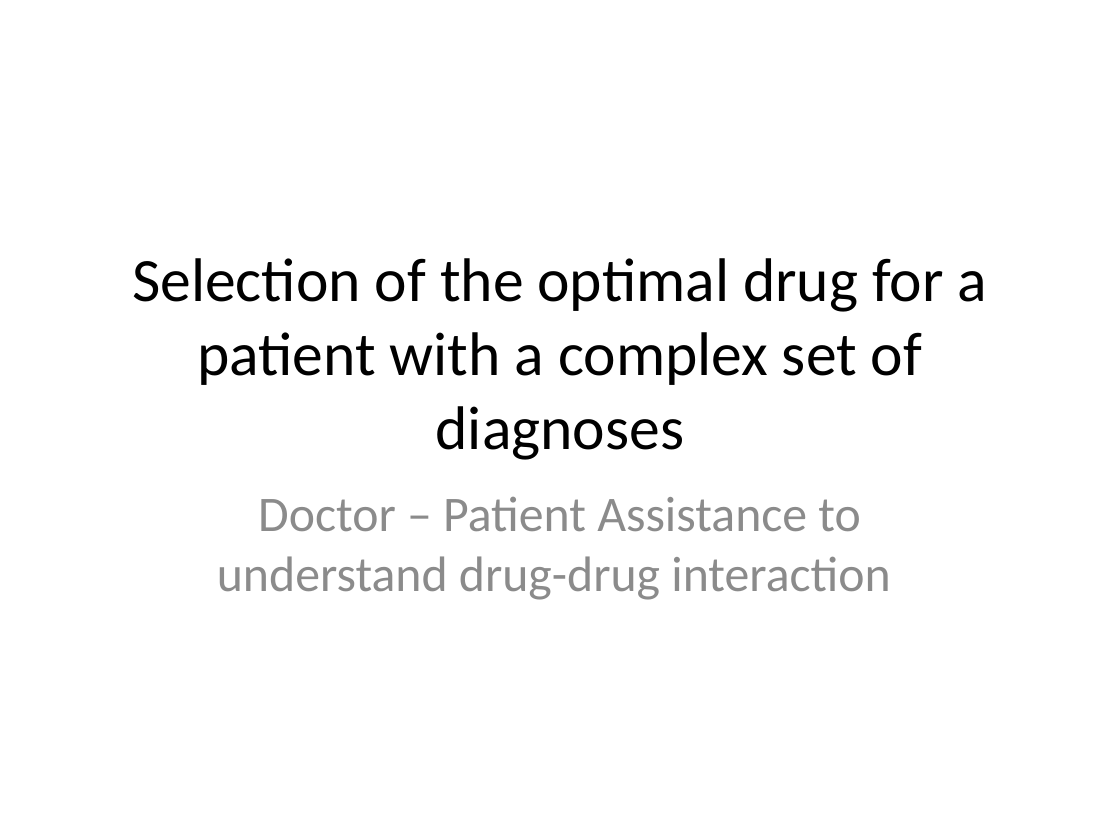
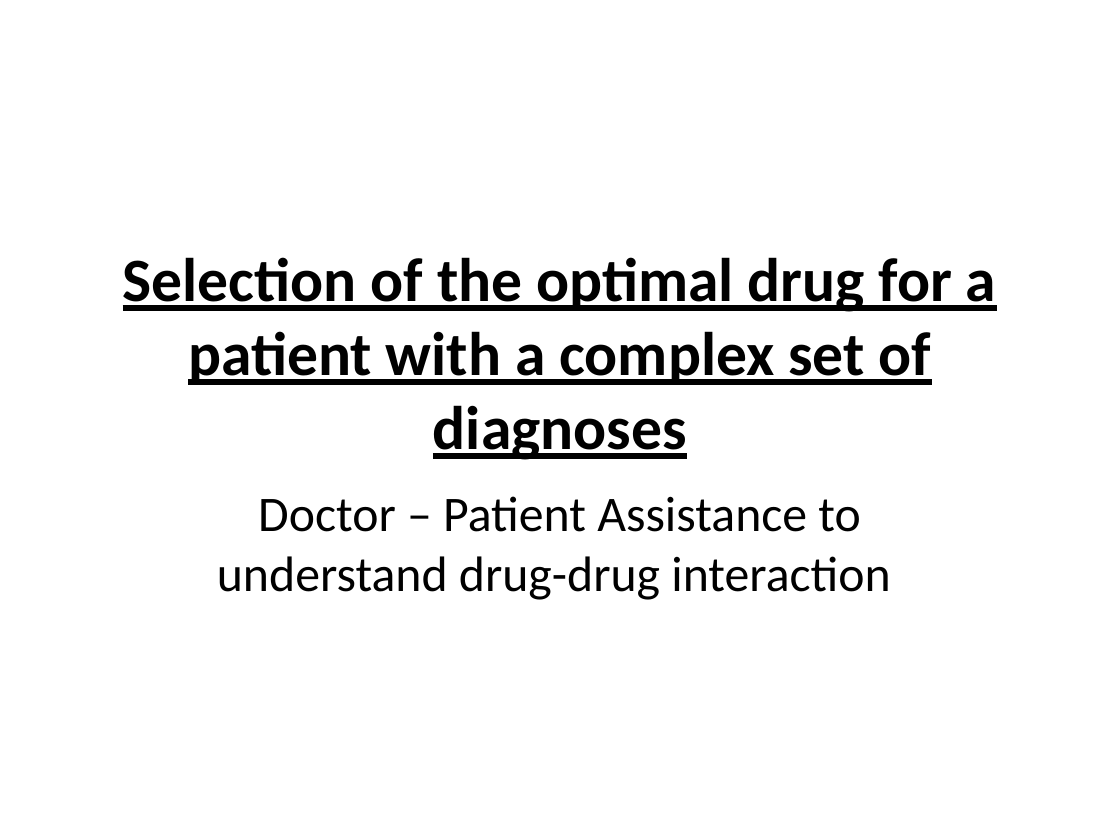
Before and after one commit to katkovOlga/nayaProject, a slide deck: slide 1 of FinalProject.pptx. Drawn at 1120x840 pixels with LibreOffice and Linux fonts; fonts in the diff are those of the drawing; background and template pictures are left out. Boxes give left, top, right and bottom in pixels: in the first picture for what was removed or moved away, otherwise in the second. Text is boxed around its words. In the diff, an @@ line names an element or a change of style, - is before the commit and + after.

```diff
--- a/FinalProject.pptx
+++ b/FinalProject.pptx
@@ title "Selection of the optimal drug ..." at bbox=[123, 257, 996, 460]: bold on, underline on @@
@@ subtitle "Doctor – Patient Assistance to ..." at bbox=[217, 496, 890, 600]: text colour #8C8C8C to #000000 @@
```
Also in this commit, not shown: 8 other slides changed, 4 slides added, 1 slide removed, 1 other file.
